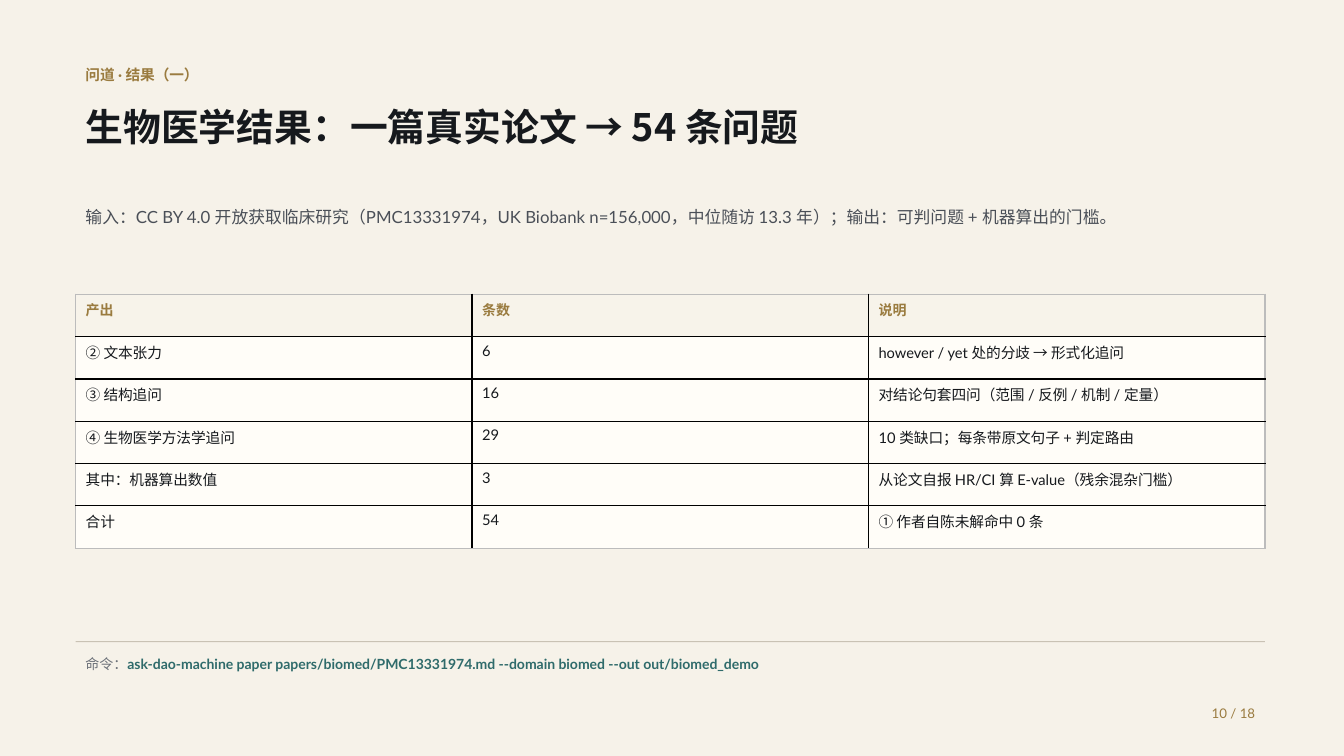
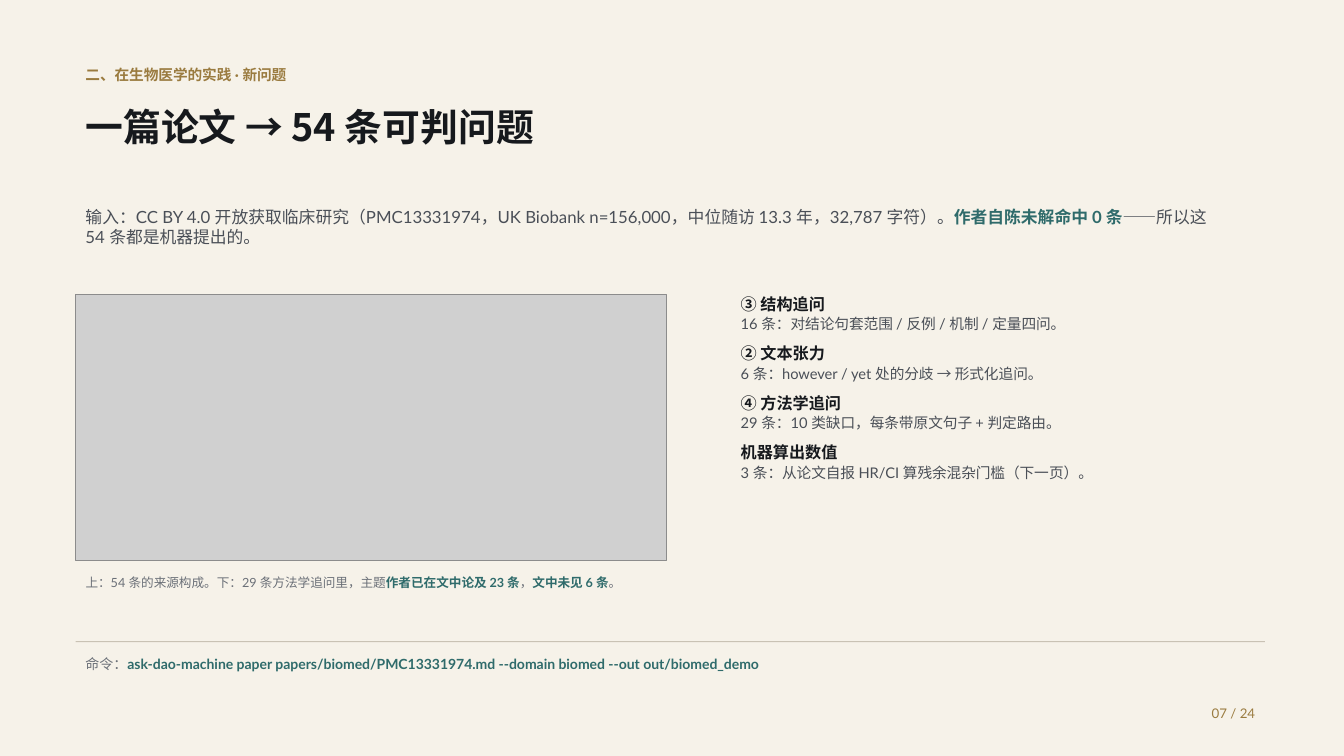
Before and after one commit to shikunpneg/ask-dao, a slide deck: slide 7 of docs/ppt/ask-dao-biomed-deck.pptx (slide 10 before the commit). Drawn at 1344x756 pixels with LibreOffice and Linux fonts; fonts in the diff are those of the drawing; grey boxes stand for pictures. Boxes give left, top, right and bottom in pixels: in the first picture for what was removed or moved away, otherwise in the second. Text is boxed around its words. In the diff, an @@ line names an element or a change of style, - is before the commit and + after.

Commit message:
PPT 按真实口径重做：真问句 + 新知识 + dao-v0.3 是提问微调模型（24 页）
用户指出三处我理解错了，已全部改到页面上：
1. 「真实的问题」要问句原文 —— 新增一页「机器提出的问题，长什么样」，
   三条方法学追问的 statement 直接从 out/biomed_demo/problems_paper.json 读，
   一字不改（spec 里不手写问句，防止复述走样）。
2. 「dao 模型在生物医学的实践」= dao-v 0.3 这个专门用来提问的微调模型，
   不是系统那一代。§3 重写为：RFT 后训练模型 + ModelScope studio 真实界面
   + 它现场生成的三个问句（原句）+ Holdout 0.7113 vs 0.6888（头对 3:2:7）
   + 两条能力边界（只做生物医学 / 只提问不判定）。
   原先「系统那一代」的内容（544 条 / 23 领域、15 进制裁决、想象路五步）
   移入 §4 扩展的实践。
3. 用用户给的三张真实图：studio 界面（§3）、系统架构图（§1）、道 logo（封面）。

封面按用户改写的文案重写（并修正「两种种」→「两种」）：
已有的 AI4S 生态擅长解决问题，但「问题从哪来」长期空缺。

新增 tools/deck_figs.py 里的白话版 E-value 图：不再画「HR vs E-value」两组条
让人自己对照，而是直接回答「要推翻这条结论，隐藏因素得多强」，
并把三条结论的强弱差别画出来（1.67 站得住 / 2.34 最稳 / 1.16 几乎站不住）。

正式交付文件改回规范名 docs/ppt/ask-dao-biomed-deck.{pptx,pdf}
（之前的 ask-dao-report.* 是 PowerPoint 占用时的临时名，已停止跟踪）。

```diff
--- a/docs/ppt/ask-dao-biomed-deck.pptx
+++ b/docs/ppt/ask-dao-biomed-deck.pptx
@@ text at <box>85,67,287,82</box>: text changed @@
-问道 · 结果（一）
+二、在生物医学的实践 · 新问题
@@ text at <box>85,108,534,145</box>: text changed @@
-生物医学结果：一篇真实论文 → 54 条问题
+一篇论文 → 54 条可判问题
@@ text at <box>85,208,1207,245</box>: text changed @@
-输入：CC BY 4.0 开放获取临床研究（PMC13331974，UK Biobank n=156,000，中位随访 13.3 年）；输出：可判问题 + 机器算出的门槛。
+输入：CC BY 4.0 开放获取临床研究（PMC13331974，UK Biobank n=156,000，中位随访 13.3 年，32,787 字符）。作者自陈未解命中 0 条——所以这 54 条都是机器提出的。
@@ table removed at <box>76,294,1264,548</box>, 6 rows, 3 columns @@
-产出 | 条数 | 说明
-② 文本张力 | 6 | however / yet 处的分歧 → 形式化追问
-③ 结构追问 | 16 | 对结论句套四问（范围 / 反例 / 机制 / 定量）
-④ 生物医学方法学追问 | 29 | 10 类缺口；每条带原文句子 + 判定路由
-其中：机器算出数值 | 3 | 从论文自报 HR/CI 算 E-value（残余混杂门槛）
-合计 | 54 | ① 作者自陈未解命中 0 条
@@ picture added at <box>76,294,667,561</box> @@
@@ text added at <box>741,296,1093,479</box>, 10.5 pt, text #4A4F57 @@
+③ 结构追问
+16 条：对结论句套范围 / 反例 / 机制 / 定量四问。
+② 文本张力
+6 条：however / yet 处的分歧 → 形式化追问。
+④ 方法学追问
+29 条：10 类缺口，每条带原文句子 + 判定路由。
+机器算出数值
+3 条：从论文自报 HR/CI 算残余混杂门槛（下一页）。
@@ text added at <box>86,576,621,588</box>, 9 pt, text #6B7078 @@
+上：54 条的来源构成。下：29 条方法学追问里，主题作者已在文中论及 23 条，文中未见 6 条。
@@ text at <box>1212,708,1255,718</box>: text changed @@
-10 / 18
+07 / 24
```
Also in this commit, not shown: 13 other slides changed, 10 slides added, 4 slides removed, 37 other files.
